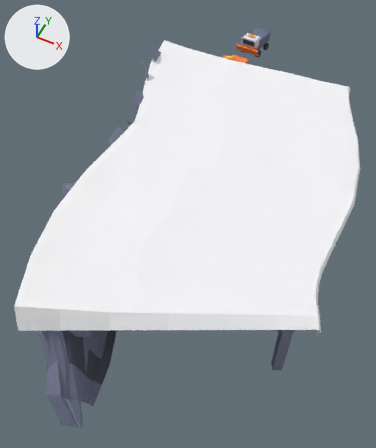
The glTF model public/assets/toycar/set-avalanche-gallery-loop.glb as it was, and as the next commit left it.
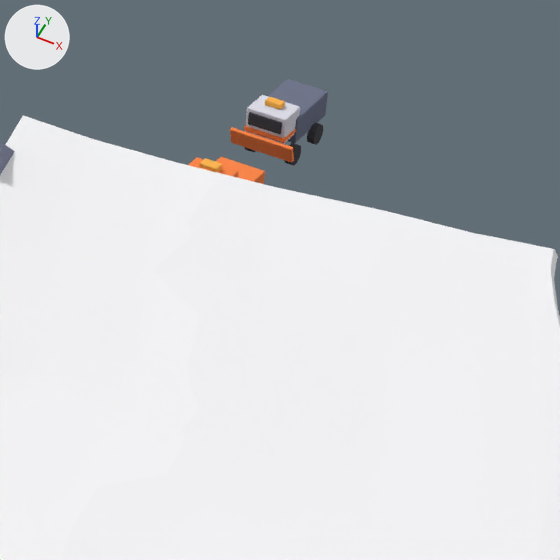
Each version is shown whole from a 50 mm lens placed at (7.2, -24.7, 28.3), pointed at (-4.3, -1.7, -0.4), then close up on the part from 42% to 93% of the width and 0% to 44% of the height. Every picture has the same lights, and +X, +Y and +Z are marked at upper left. The older version's two pictures come first. Where no turn or scale is listed for an object, it has been applied to the vertices. Vertices at exactly the same position are counted once.

The older version as bpy lines, for what is in view:
```python
me_drape_plough = bpy.data.meshes.new('drape_plough')
me_drape_plough.from_pydata(...)  # 521 vertices, 944 faces; spans x -10.21..-7.57, y 11.75..24.37, z -0.3..2.99
me_drape_plough.materials.append(mat_colormap)  # picture img_colormap_png
me_roof_snow = bpy.data.meshes.new('roof_snow')
me_roof_snow.from_pydata(...)  # 150 vertices, 252 faces; spans x -12.6..7.2, y -16.3..12.9, z 4.1..6.2
me_roof_snow.materials.append(mat_colormap)  # picture img_colormap_png
ob_drape_plough = bpy.data.objects.new('drape_plough', me_drape_plough)
ob_drape_plough.location = (0.0, 0.0, 0.0)
ob_roof_snow = bpy.data.objects.new('roof_snow', me_roof_snow)
ob_roof_snow.location = (0.0, 0.0, 0.0)
```
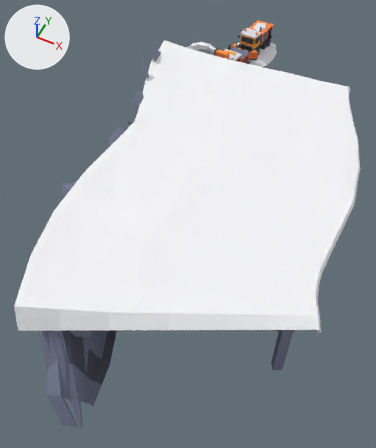
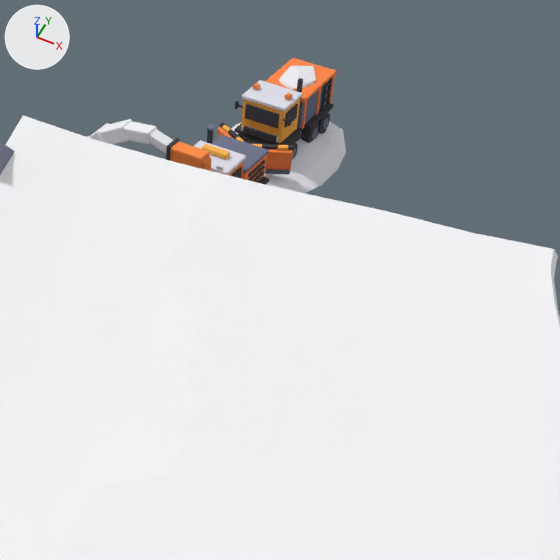
Changed parts and their boxes (x1, y1, x2, y2) in the close-ups (560 x 560 px):
'drape_plough', reshaped: before (188, 79, 328, 184); after (231, 121, 346, 193)
'anim_drape+bob:h=0.01:p=0.26#gritter', added: after (218, 58, 337, 175)
'anim_drape+bob:h=0.012:p=0.21#blower', added: after (87, 119, 269, 185)
part 1 of me_drape_plough, added: after (231, 121, 346, 193)
part 2 of me_drape_plough, deleted: before (188, 79, 328, 178)
part 3 of me_drape_plough, deleted (orange): before (215, 157, 265, 184)

Edits to the bpy script that builds the scene:
```text
Change me_drape_plough:
    used by ob_drape_plough; location = (0.0, 0.0, 0.0)
    remove me_drape_plough.from_pydata(...)  # 521 vertices, 944 faces; spans x -10.21..-7.57, y 11.75..24.37, z -0.3..2.99
    add me_drape_plough.from_pydata(...)  # 147 vertices, 252 faces; spans x -11.31..-6.51, y 11.75..25.91, z -0.3..0.75
    me_drape_plough part 1: a new loose piece of 49 vertices spanning x -11.11..-6.51, y 18.91..25.91, z -0.3..0.42, in mat_colormap (picture img_colormap_png)
    me_drape_plough part 2: 20 loose pieces with 448 vertices, spanning x -10.21..-7.57, y 14.73..24.37, z 0.0..2.99, are deleted
    me_drape_plough part 3
    24 vertices are removed from x -10.02..-7.94, y 15.81..18.95, z 0.47..1.21
    44 faces are deleted
    other edits to the shape of me_drape_plough do not show in these pictures
Add me_anim_drape_bob_h_0_012_p_0_21_blower:
    me_anim_drape_bob_h_0_012_p_0_21_blower.from_pydata(...)  # 1380 vertices, 2520 faces; spans x -6.0..1.3, y -2.78..1.91, z -0.44..3.71
    me_anim_drape_bob_h_0_012_p_0_21_blower.materials.append(mat_colormap)  # picture img_colormap_png
Add me_anim_drape_bob_h_0_01_p_0_26_gritter:
    me_anim_drape_bob_h_0_01_p_0_26_gritter.from_pydata(...)  # 1328 vertices, 2420 faces; spans x -1.7..1.3, y -2.79..2.99, z 0.14..2.85
    me_anim_drape_bob_h_0_01_p_0_26_gritter.materials.append(mat_colormap)  # picture img_colormap_png
Add ob_anim_drape_bob_h_0_012_p_0_21_blower:
    ob_anim_drape_bob_h_0_012_p_0_21_blower = bpy.data.objects.new('anim_drape+bob:h=0.012:p=0.21#blower', me_anim_drape_bob_h_0_012_p_0_21_blower)
    ob_anim_drape_bob_h_0_012_p_0_21_blower.location = (-9.01, 17.11, 0.0)
Add ob_anim_drape_bob_h_0_01_p_0_26_gritter:
    ob_anim_drape_bob_h_0_01_p_0_26_gritter = bpy.data.objects.new('anim_drape+bob:h=0.01:p=0.26#gritter', me_anim_drape_bob_h_0_01_p_0_26_gritter)
    ob_anim_drape_bob_h_0_01_p_0_26_gritter.location = (-8.81, 22.41, 0.0)
```
